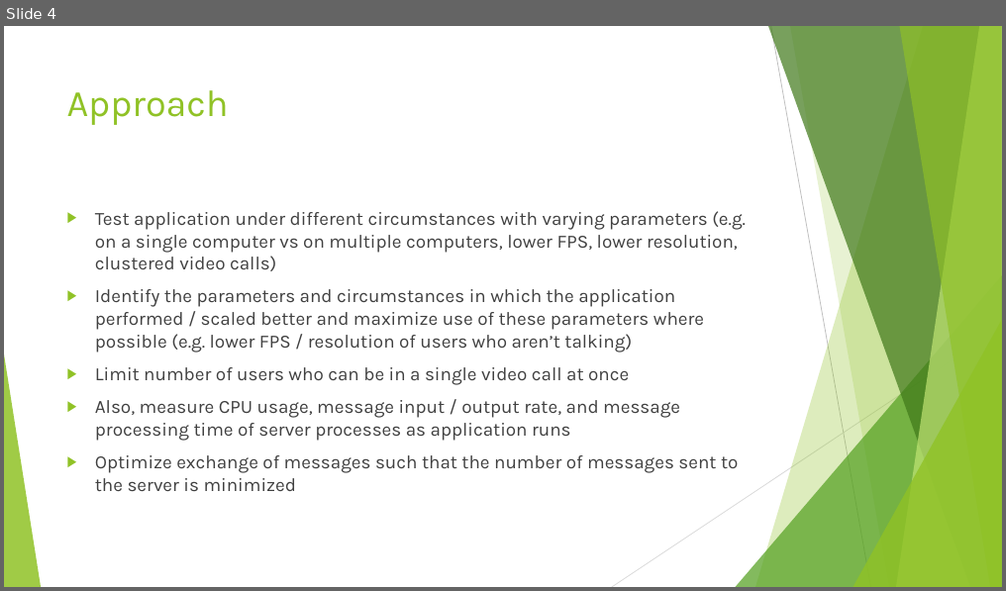
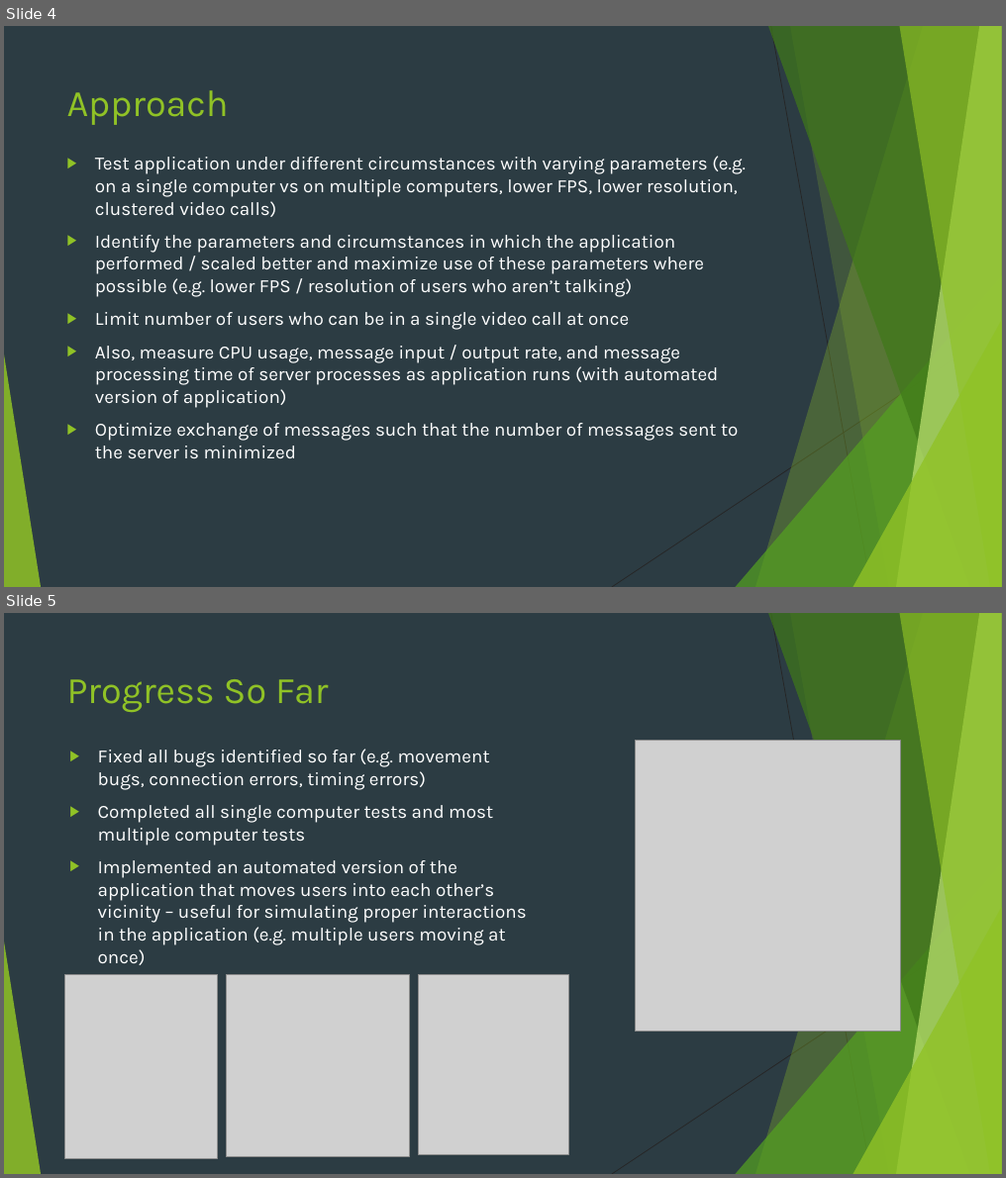
Before and after one commit to L3R4/dynamic-video, a slide deck: Dissertation/Scaling the Dynamic Video Calling Application.pptx. Shown one above the other, each under a label of ours: slide 4 before the commit, slides 4 and 5 after it. The pictures are 1006x591 and 1006x1178 pixels, drawn with LibreOffice and Linux fonts; fonts in the diff are those of the drawing; grey boxes stand for pictures. Boxes give left, top, right and bottom in pixels: in the first picture for what was removed or moved away, otherwise in the second. Text is boxed around its words. In the diff, an @@ line names an element or a change of style, - is before the commit and + after.

```diff
--- a/Dissertation/Scaling the Dynamic Video Calling Application.pptx
+++ b/Dissertation/Scaling the Dynamic Video Calling Application.pptx
@@ slide 5 added at [4,613,1002,1174], background #2C3C43; not listed: 10 template elements that a slide beside it also shows @@
@@ title added at [67,679,328,712], 36 pt, text #90C226 @@
+Progress So Far
@@ text added at [98,749,527,965], 18 pt, text #FFFFFF @@
+▶ Fixed all bugs identified so far (e.g. movement bugs, connection errors, timing errors)
+▶ Completed all single computer tests and most multiple computer tests
+▶ Implemented an automated version of the application that moves users into each other’s vicinity – useful for simulating proper interactions in the application (e.g. multiple users moving at once)
@@ picture added at [635,741,900,1032] @@
@@ picture added at [64,974,218,1158] @@
@@ picture added at [227,974,410,1157] @@
@@ picture added at [418,974,568,1155] @@
@@ slide 4 changed as well @@
@@ background #FFFFFF to #2C3C43 @@
@@ line (771, 26) - (871, 587): stroke #BFBFBF 0.75 pt to #262626 0.75 pt @@
@@ text "Test application under different circumstances ...": place and size @@
-text "Test application under different circumstances ..." at [95,211,746,491]
+text "Test application under different circumstances ..." at [95,156,746,460]
@@ text at [95,156,746,460]: text colour #404040 to #FFFFFF in "Test application under different circumstances with varying ...", "Identify the parameters and circumstances in which ...", "Limit number of users who can be ...", "Optimize exchange of messages such that the ..." @@
@@ text at [95,346,718,408]: text changed; text colour #404040 to #FFFFFF @@
-▶ Also, measure CPU usage, message input / output rate, and message processing time of server processes as application runs
+▶ Also, measure CPU usage, message input / output rate, and message processing time of server processes as application runs (with automated version of application)
@@ line (1002, 328) - (612, 587): stroke #D9D9D9 0.75 pt to #262626 0.75 pt @@
```
Also in this commit, not shown: 3 other slides changed, 2 other slides added, 2 other files.
